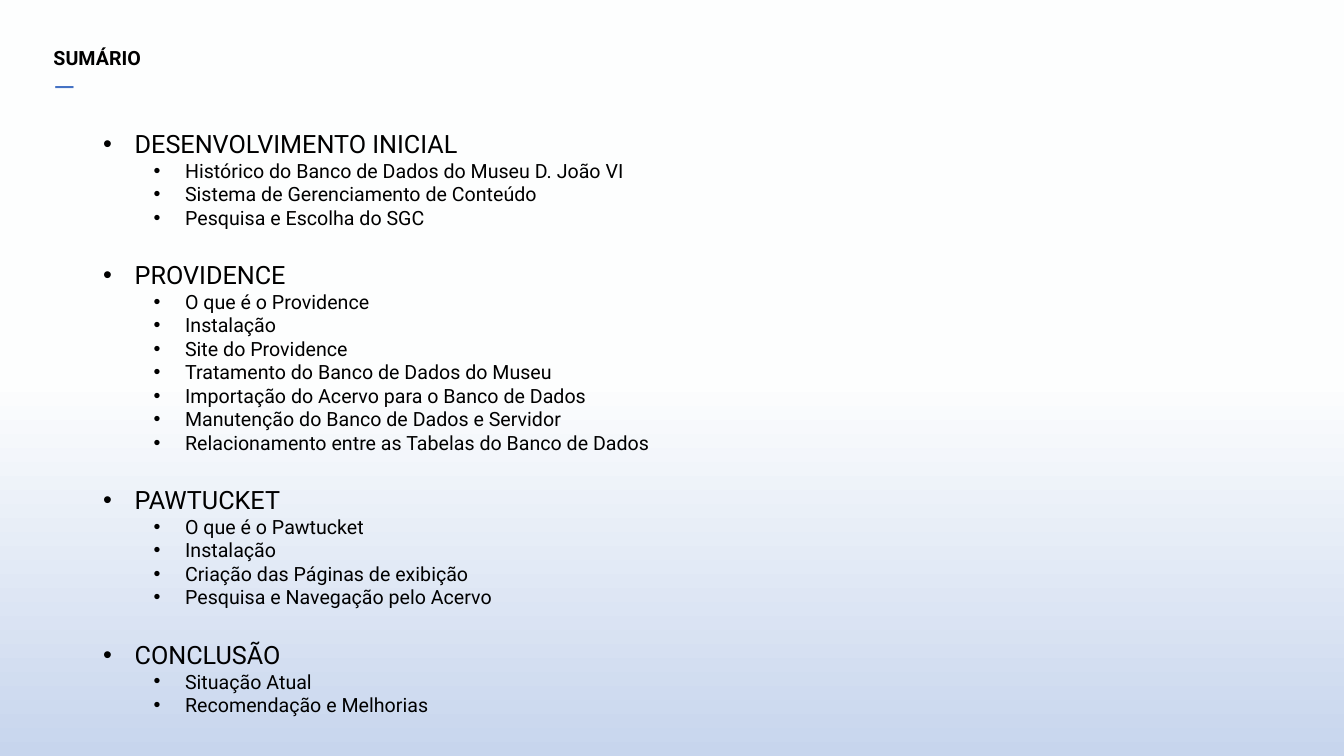
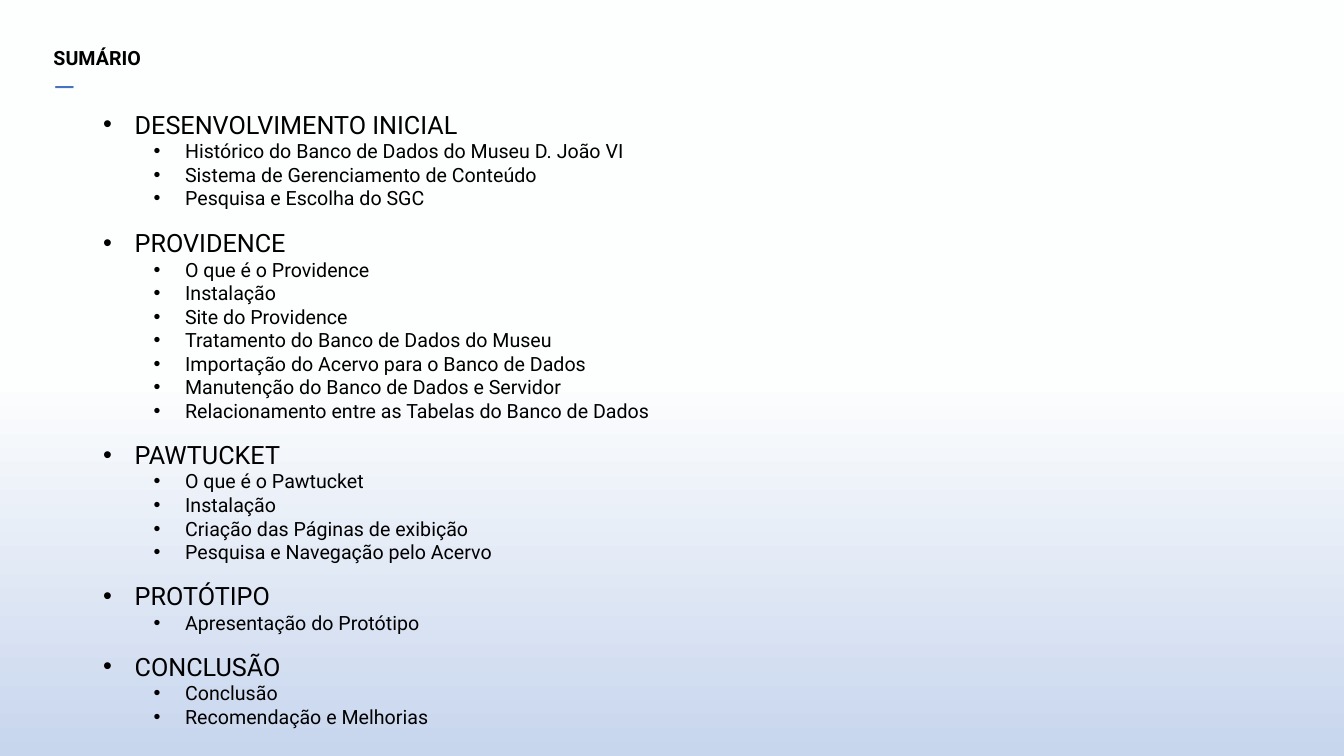
Before and after one commit to dmcallan/mdjvi, a slide deck: slide 2 of Monografia/Apresentação Monografia.pptx. Drawn at 1344x756 pixels with LibreOffice and Linux fonts; fonts in the diff are those of the drawing; background and template pictures are left out. Boxes give left, top, right and bottom in pixels: in the first picture for what was removed or moved away, otherwise in the second. Text is boxed around its words. In the diff, an @@ line names an element or a change of style, - is before the commit and + after.

```diff
--- a/Monografia/Apresentação Monografia.pptx
+++ b/Monografia/Apresentação Monografia.pptx
@@ text "DESENVOLVIMENTO INICIAL": place and size @@
-text "DESENVOLVIMENTO INICIAL" at <box>135,135,649,716</box>
+text "DESENVOLVIMENTO INICIAL" at <box>135,116,649,728</box>
@@ text at <box>135,582,419,634</box>: paragraphs added @@
+• PROTÓTIPO
+  • Apresentação do Protótipo
@@ text at <box>185,685,278,701</box>: text changed @@
-  • Situação Atual
+  • Conclusão
```
Also in this commit, not shown: 2 other slides changed, 1 slide added, 1 other file.
